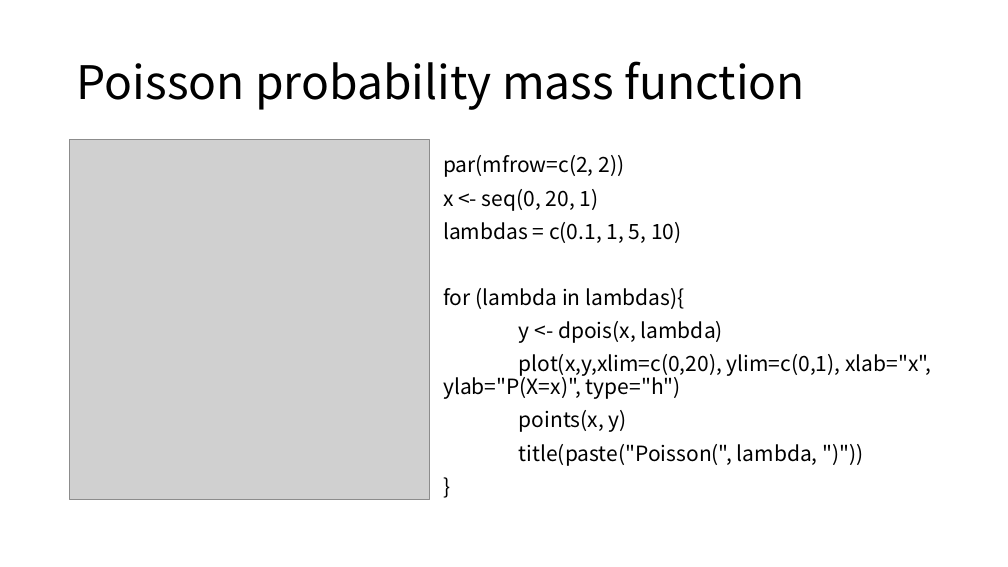
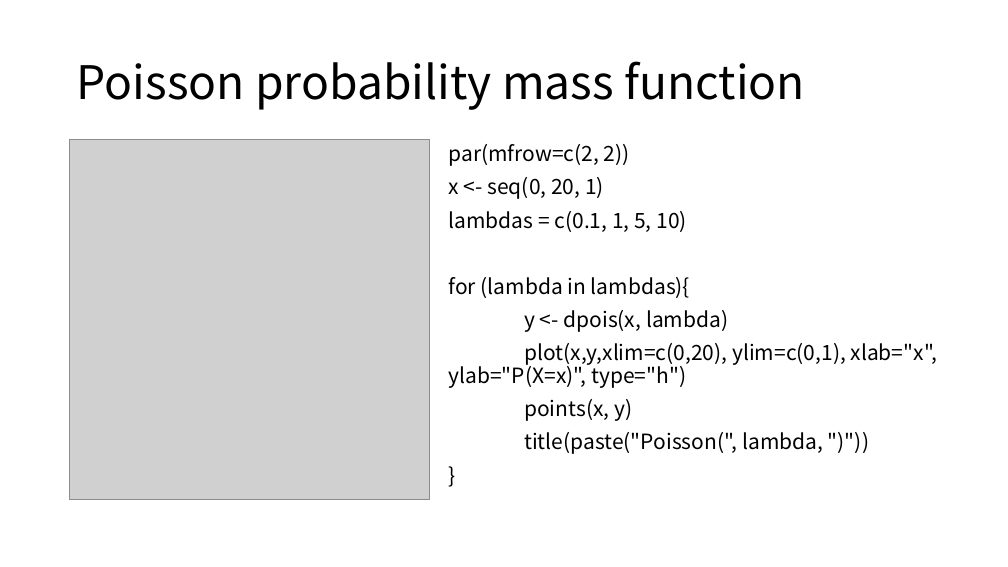
Before and after one commit to ksublee/SSuR, a slide deck: slide 25 of ppt/9.Discrete random variable.pptx. Drawn at 1008x567 pixels with LibreOffice and Linux fonts; fonts in the diff are those of the drawing; grey boxes stand for pictures. Boxes give left, top, right and bottom in pixels: in the first picture for what was removed or moved away, otherwise in the second. Text is boxed around its words. In the diff, an @@ line names an element or a change of style, - is before the commit and + after.

```diff
--- a/ppt/9.Discrete random variable.pptx
+++ b/ppt/9.Discrete random variable.pptx
@@ text "par(mfrow=c(2, 2))" moved from (x1=443, y1=155, x2=931, y2=466) to (x1=449, y1=144, x2=937, y2=454) @@
```
Also in this commit, not shown: 4 other slides changed, 23 other files.
